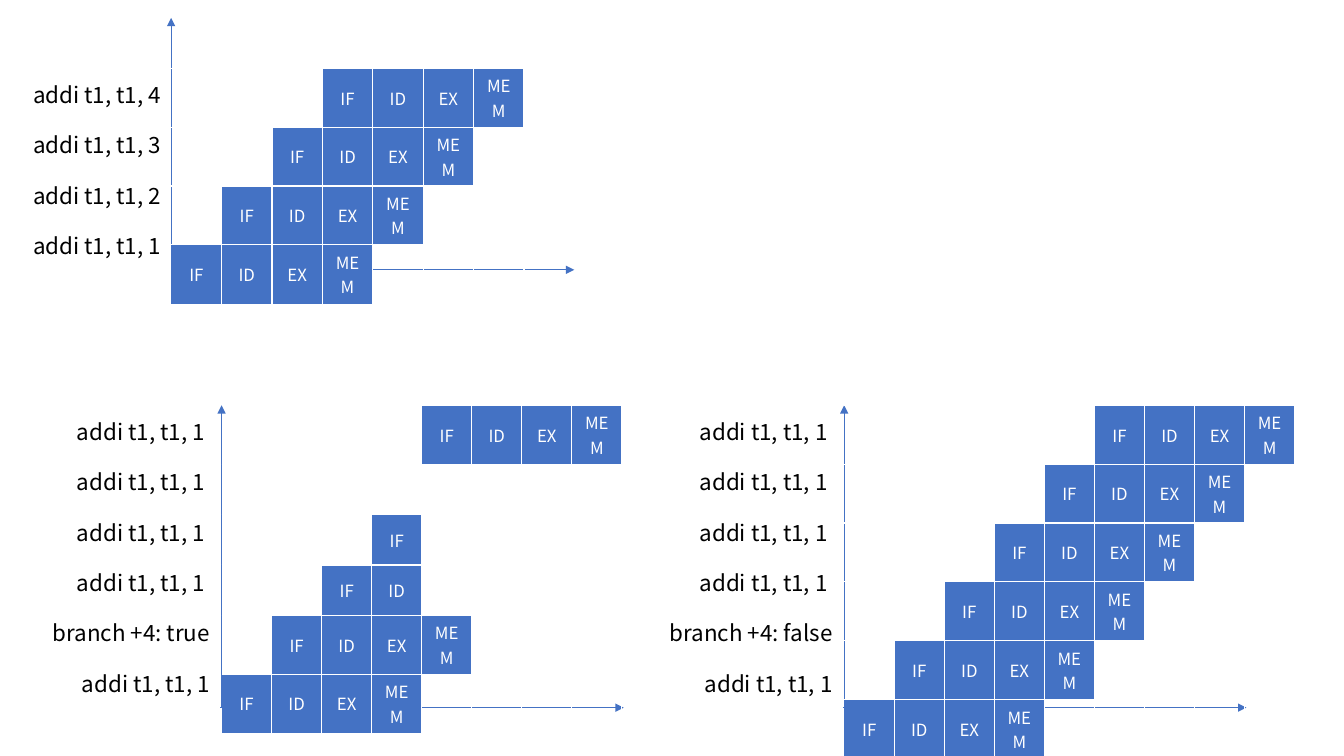
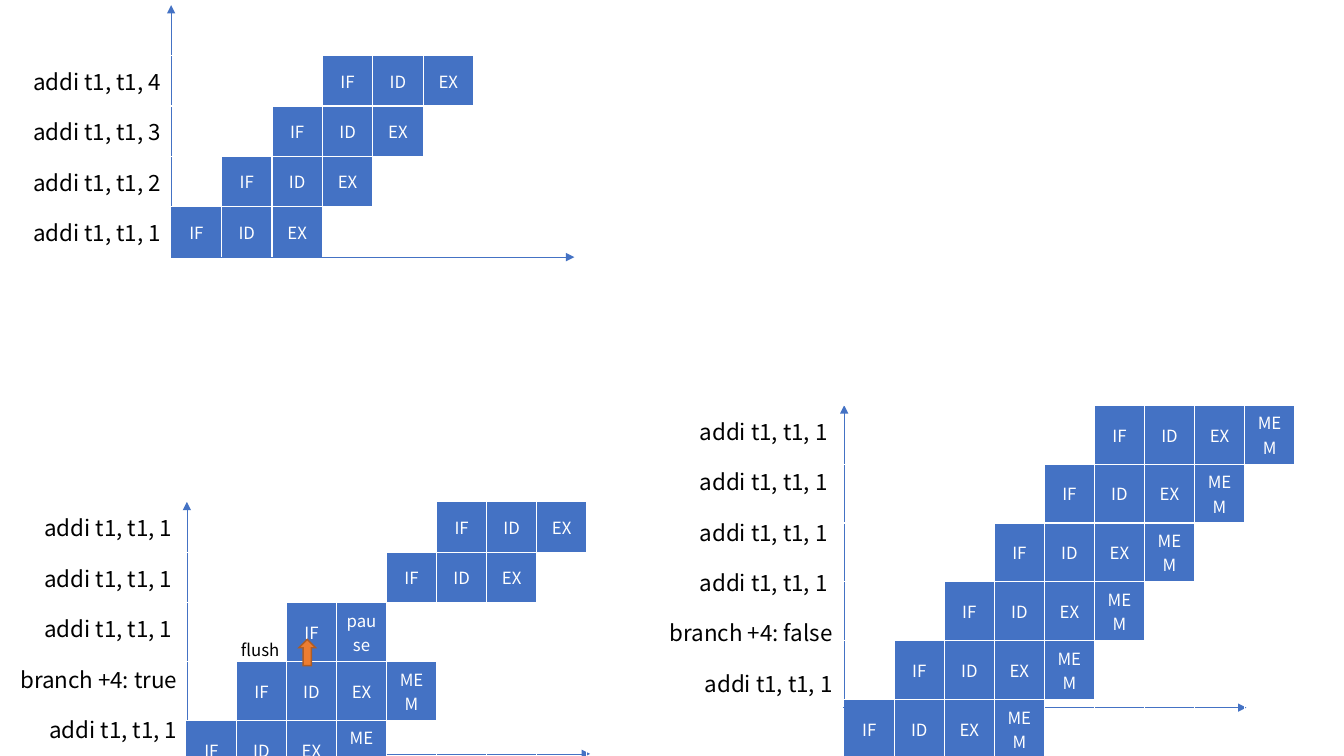
Before and after one commit to lsn42/rua, a slide deck: slide 3 of rua.pptx. Drawn at 1344x756 pixels with LibreOffice and Linux fonts; fonts in the diff are those of the drawing. Boxes give left, top, right and bottom in pixels: in the first picture for what was removed or moved away, otherwise in the second. Text is boxed around its words. In the diff, an @@ line names an element or a change of style, - is before the commit and + after.

```diff
--- a/rua.pptx
+++ b/rua.pptx
@@ table at (171, 55, 524, 257) @@
-row 1, column 7: MEM
+row 1, column 7: 
-row 2, column 6: MEM
+row 2, column 6: 
-row 3, column 5: MEM
+row 3, column 5: 
-row 4, column 4: MEM
+row 4, column 4: 
@@ fill #4472C4 to #FFFFFF in 4 cells @@
@@ table: place and size @@
-table at (171, 69, 524, 285)
+table at (171, 55, 524, 257)
@@ 2 arrows, 1 table: place and size @@
-2 arrows, 1 table at (0, 18, 575, 270)
+2 arrows, 1 table at (0, 5, 575, 257)
@@ table at (0, 502, 188, 754) @@
-row 1: addi t1, t1, 1
@@ table: place and size @@
-table at (14, 405, 220, 708)
+table at (0, 502, 188, 754)
@@ table at (187, 502, 640, 754) @@
-row 1:  |  |  |  | IF | ID | EX | MEM | 
-row 2:  |  |  |  |  |  |  |  | 
-row 3:  |  |  | IF |  |  |  |  | 
-row 4:  |  | IF | ID |  |  |  |  | 
+row 1:  |  |  |  |  | IF | ID | EX | 
+row 2:  |  |  |  | IF | ID | EX |  | 
+row 3:  |  | IF | pause |  |  |  |  | 
@@ table: place and size @@
-table at (222, 405, 676, 714)
+table at (187, 502, 640, 754)
@@ arrow moved from (222, 708) - (222, 405) to (187, 754) - (187, 502) @@
@@ text added at (241, 642, 279, 657), 12 pt, text #000000 @@
+flush
@@ up arrow added at (299, 639, 316, 665), fill #ED7D31, outline #AF5C24 1 pt @@
@@ arrow moved from (221, 708) - (624, 708) to (187, 754) - (590, 754) @@
```
Also in this commit, not shown: 1 slide added, 10 other files.
